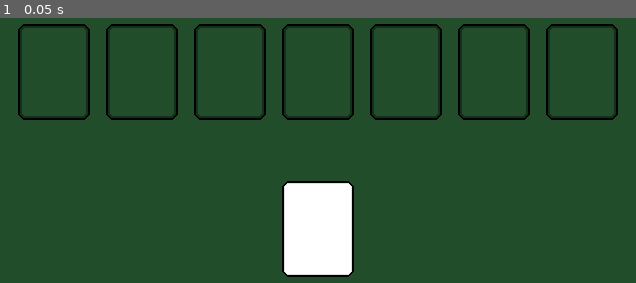
Above: before the commit, frame 1.
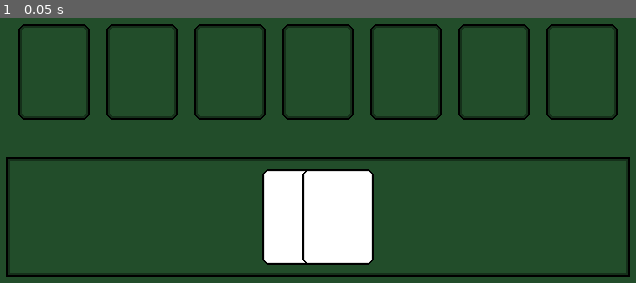
Above: after the commit, the same moment.

Repository: AyyBee123/Oristaile
Game: Godot game, scene res://Scenes/encounter.tscn
Two runs of this game, one before a commit and one after it. Both use one fixed random seed, a clock stepped at 60 frames per second and the inputs below.
Inputs:
- Up to frame 1 (0.05 s): no input

The runs differ from the first frame. In frame 1, 7.2% of the frame differs, in the area x 0-100%, y 52-98%.

Commit message:
Added Deck of cards UI area

Diff:
--- a/Scenes/encounter.tscn
+++ b/Scenes/encounter.tscn
@@ -2,6 +2,7 @@
 
 [ext_resource type="Script" uid="uid://cr5dt1lmi5wov" path="res://Scripts/encounter.gd" id="1_wwxys"]
 [ext_resource type="Texture2D" uid="uid://da2c7evu4kmtt" path="res://Assets/Sprites/Cards/Blank Card.png" id="2_fbya5"]
+[ext_resource type="Texture2D" uid="uid://hpcqv0xgxxpq" path="res://Assets/Sprites/Misc/Card Deck.png" id="3_gitas"]
 [ext_resource type="Texture2D" uid="uid://mtf6w4qdoxsb" path="res://Assets/Sprites/Cards/Card Slot.png" id="4_gitas"]
 
 [node name="Encounter" type="CanvasLayer" unique_id=1945341202]
@@ -74,22 +75,45 @@
 texture = ExtResource("4_gitas")
 stretch_mode = 2
 
-[node name="MarginContainer" type="MarginContainer" parent="." unique_id=840513885]
+[node name="CardDeck" type="NinePatchRect" parent="." unique_id=1978679625]
 anchors_preset = -1
-anchor_top = 0.569
-anchor_right = 1.0
+anchor_left = 0.012
+anchor_top = 0.503
+anchor_right = 0.98700005
 anchor_bottom = 0.836
-offset_top = 0.16000366
+offset_left = 0.3199997
+offset_top = -0.08000183
+offset_right = 0.3199463
 offset_bottom = 0.039978027
 grow_horizontal = 2
 grow_vertical = 0
-theme_override_constants/margin_left = 24
-theme_override_constants/margin_right = 24
+texture = ExtResource("3_gitas")
+patch_margin_left = 4
+patch_margin_top = 4
+patch_margin_right = 4
+patch_margin_bottom = 4
 
-[node name="HBoxContainer" type="HBoxContainer" parent="MarginContainer" unique_id=577069602]
-layout_mode = 2
+[node name="DeckContainer" type="HBoxContainer" parent="." unique_id=577069602]
+anchors_preset = -1
+anchor_left = 0.034
+anchor_top = 0.536
+anchor_right = 0.966
+anchor_bottom = 0.80300003
+offset_left = 0.23999786
+offset_top = 0.039993286
+offset_right = -0.23999023
+offset_bottom = -0.08001709
+grow_horizontal = 2
+grow_vertical = 0
+theme_override_constants/separation = -32
 alignment = 1
 
-[node name="TextureRect" type="TextureRect" parent="MarginContainer/HBoxContainer" unique_id=870047374]
+[node name="TextureRect" type="TextureRect" parent="DeckContainer" unique_id=870047374]
 layout_mode = 2
 texture = ExtResource("2_fbya5")
+stretch_mode = 2
+
+[node name="TextureRect2" type="TextureRect" parent="DeckContainer" unique_id=1610300506]
+layout_mode = 2
+texture = ExtResource("2_fbya5")
+stretch_mode = 2
Binary file added: Assets/Sprites/Misc/Card Deck.png
Not shown, added: Assets/Sprites/Misc/Card Deck.png.import
